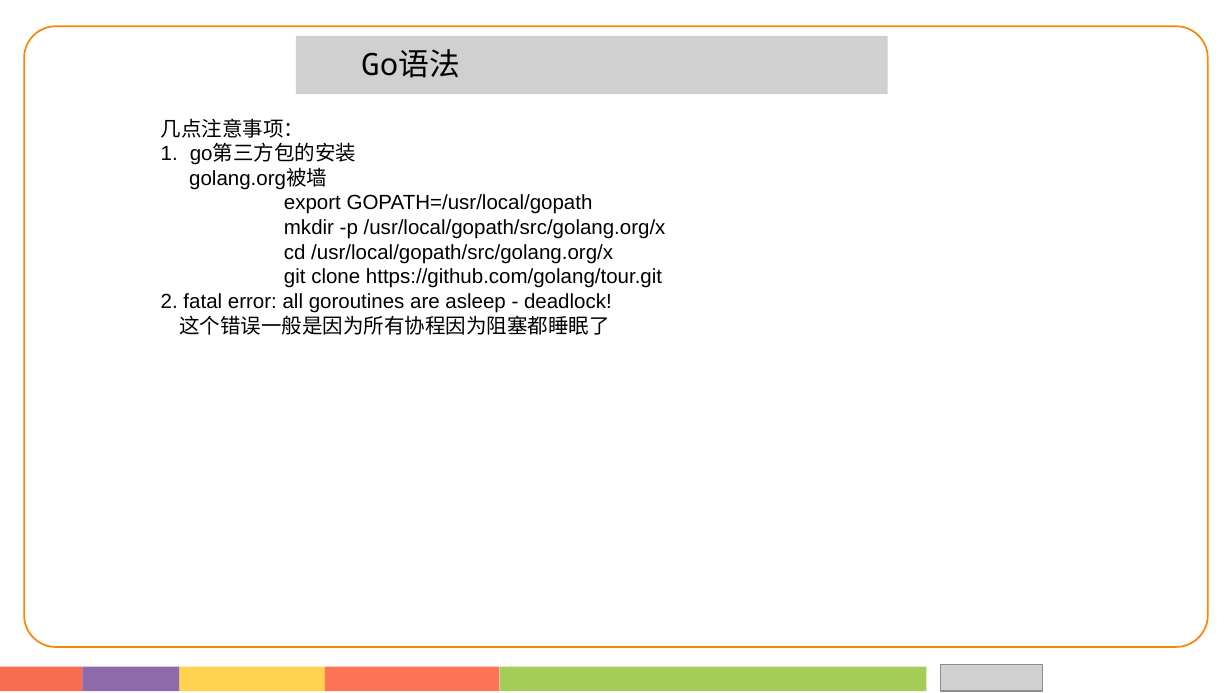
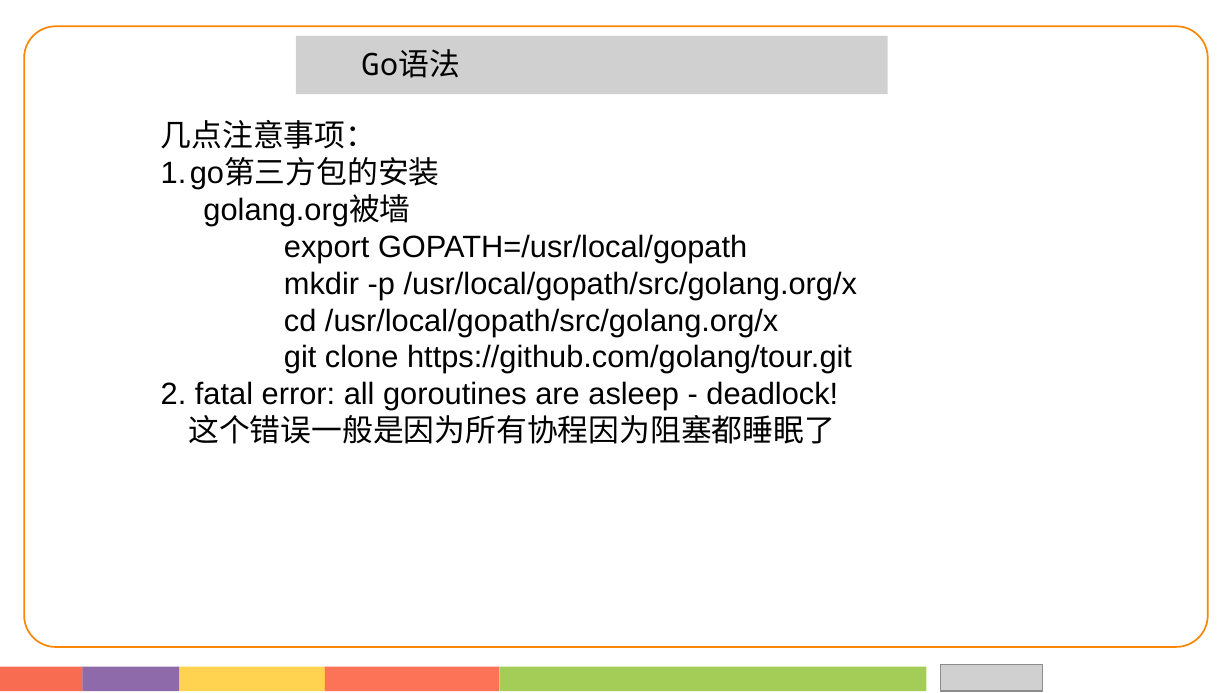
Before and after one commit to wangfengfly/go, a slide deck: slide 20 of Go语言技术分享.ppt. Drawn at 1232x693 pixels with LibreOffice and Linux fonts; fonts in the diff are those of the drawing; grey boxes stand for pictures. Boxes give left, top, right and bottom in pixels: in the first picture for what was removed or moved away, otherwise in the second. Text is boxed around its words. In the diff, an @@ line names an element or a change of style, - is before the commit and + after.

```diff
--- a/Go语言技术分享.ppt
+++ b/Go语言技术分享.ppt
@@ text "几点注意事项：" at (161, 120, 857, 444): size 12 to 18 pt @@
```
Also in this commit, not shown: 1 other slide changed, 1 slide added.
